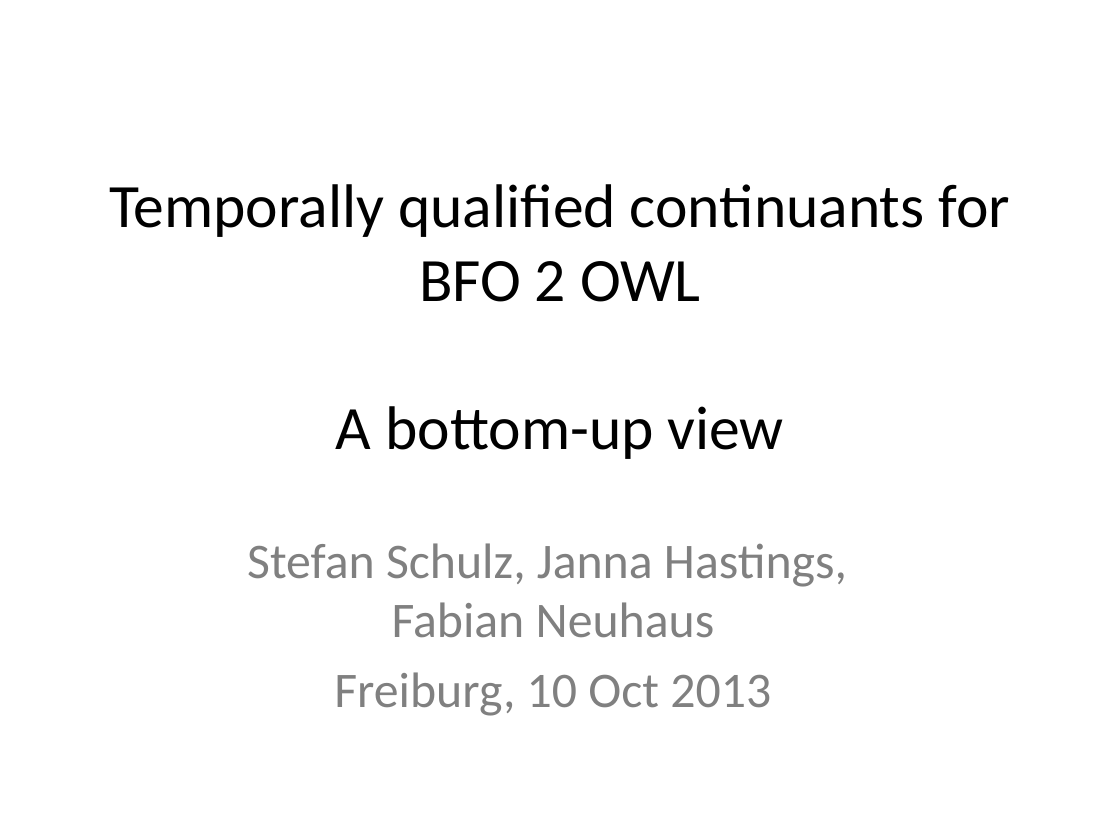
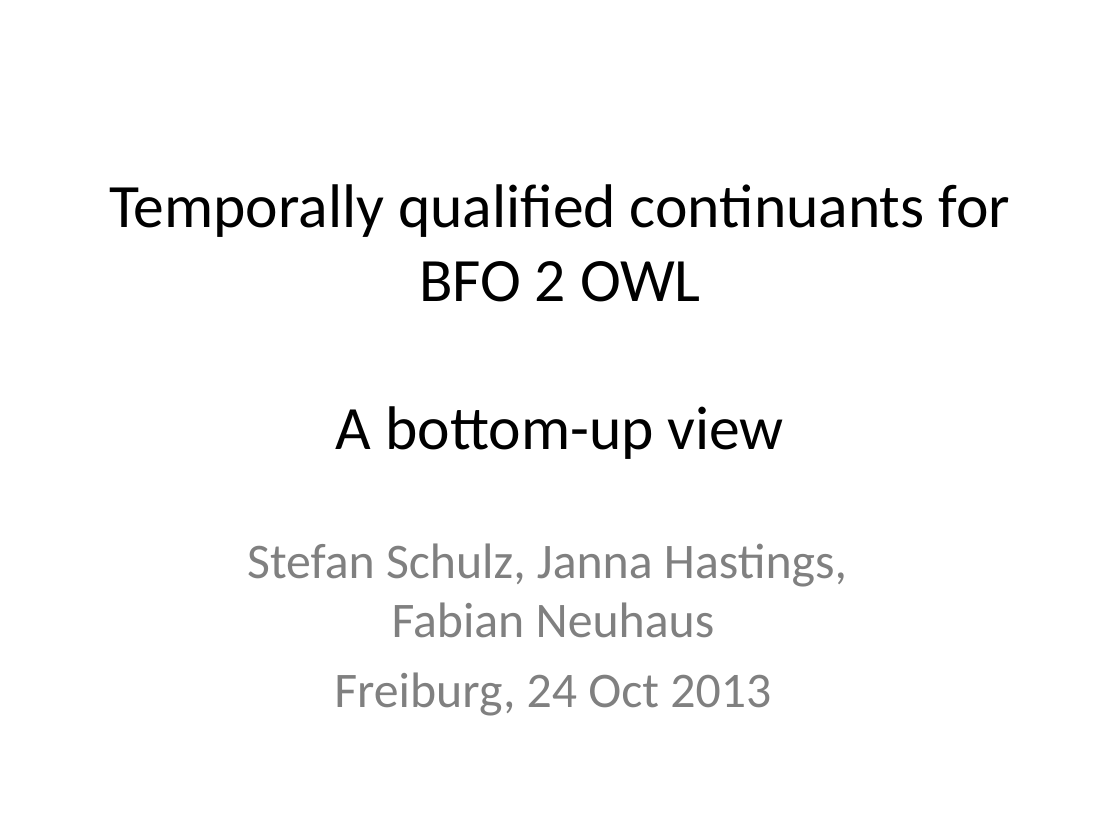
Before and after one commit to BFO-ontology/BFO, a slide deck: slide 1 of docs/2013_BFO2_Freiburg.pptx. Drawn at 1120x840 pixels with LibreOffice and Linux fonts; fonts in the diff are those of the drawing. Boxes give left, top, right and bottom in pixels: in the first picture for what was removed or moved away, otherwise in the second. Text is boxed around its words. In the diff, an @@ line names an element or a change of style, - is before the commit and + after.

```diff
--- a/docs/2013_BFO2_Freiburg.pptx
+++ b/docs/2013_BFO2_Freiburg.pptx
@@ subtitle at [334,672,771,716]: text changed @@
-Freiburg, 10 Oct 2013
+Freiburg, 24 Oct 2013
```
Also in this commit, not shown: 1 other slide changed.
